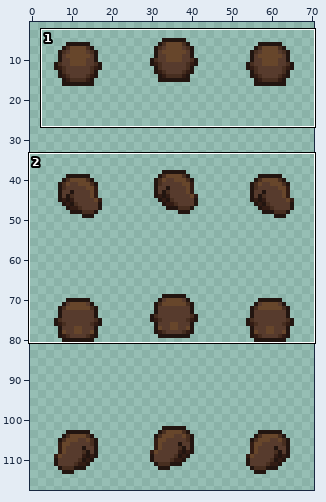
One commit to this sprite sheet: collection/cabbit-custom/sprite/base/parts/head/PNG/24x32/head-heavy-black.png. Above: a wide view before the commit, with the close-up outlined.
Close-up. Before the edit:
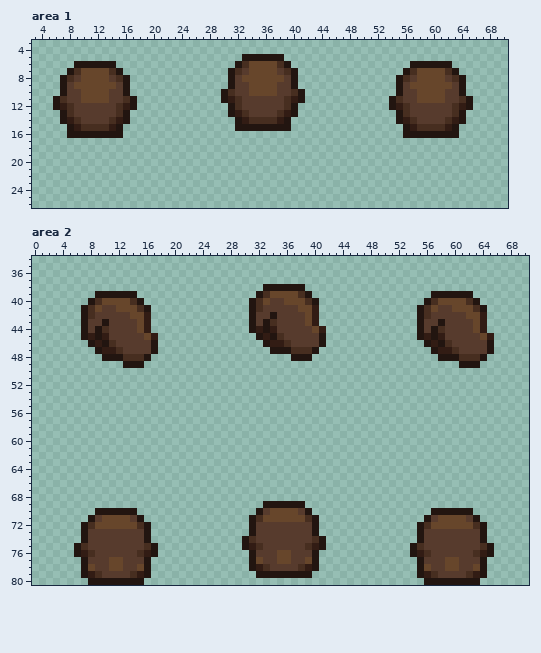
The file is 72x128 pixels. Shown: area 1: x 3..70, y 3..26; area 2: x 0..70, y 34..80. The wide view leaves out empty margins. The commit also changed other parts of the picture, which this record leaves out.
Now the later version:
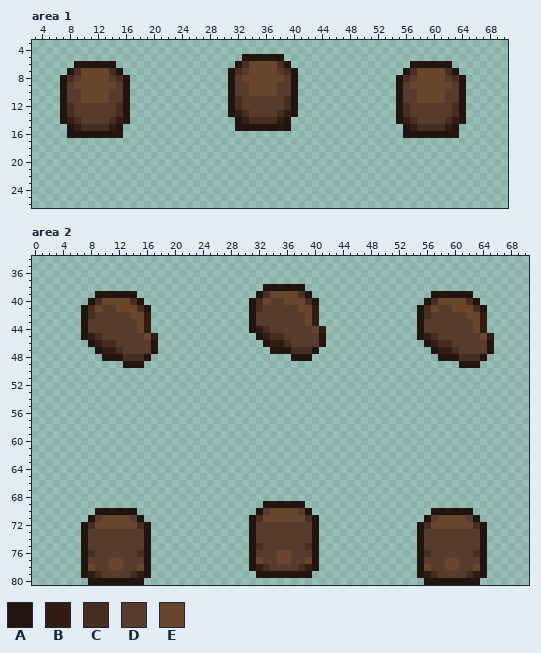
Palette (. is transparent): A #221510  B #321c14  C #472e20  D #573b2d  E #67462b
Change:
Area 1:
Colour B becomes colour A in row 11 at x 31 and 40; in row 12 at x 7, 16, 55 and 64.
Colour C becomes colour A in row 10 at x 31 and 40; in row 11 at x 7, 16, 55 and 64.
The author cleared colour A in row 10 at x 30 and 41; in row 11 at x 6, 17, 30, 41, 54 and 65; in row 12 at x 6, 17, 54 and 65.
Area 2:
Colour B becomes colour A in row 75 at x 31 and 40; in row 76 at x 7, 16, 55 and 64.
Colour C becomes colour A in row 74 at x 31 and 40; in row 75 at x 7, 16, 55 and 64.
Colour A becomes colour C in row 44 at x 33; in row 45 at x 9, 34 and 57; in row 46 at x 10 and 58.
Colour A becomes colour D in row 42 at x 34; in row 43 at x 10, 33 and 58; in row 44 at x 9 and 57.
Colour B becomes colour D in row 44 at x 34; in row 45 at x 10 and 58.
Colour C becomes colour D in row 43 at x 34; in row 44 at x 10 and 58.
The author cleared colour A in row 74 at x 30 and 41; in row 75 at x 6, 17, 30, 41, 54 and 65; in row 76 at x 6, 17, 54 and 65.
